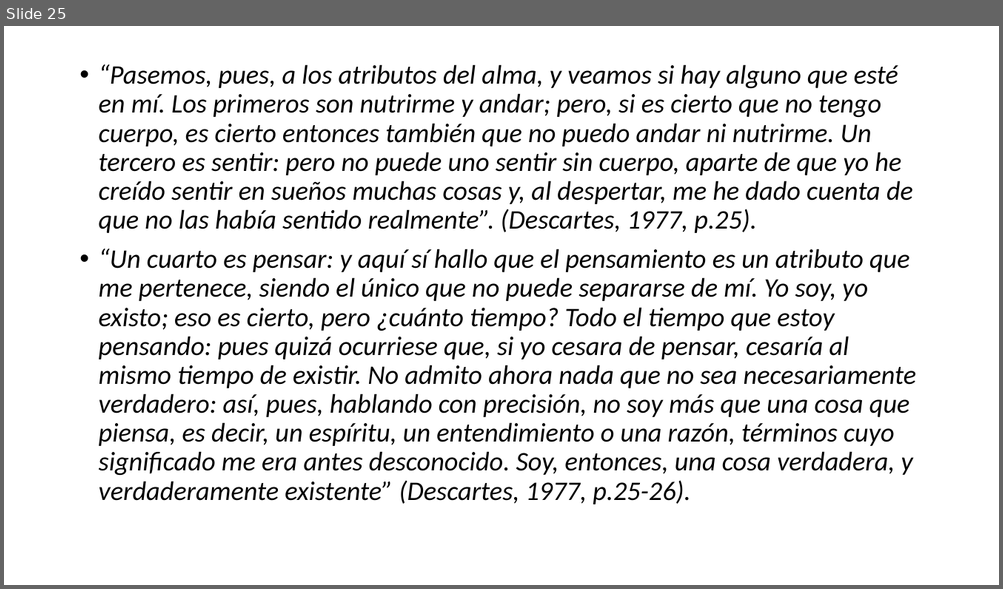
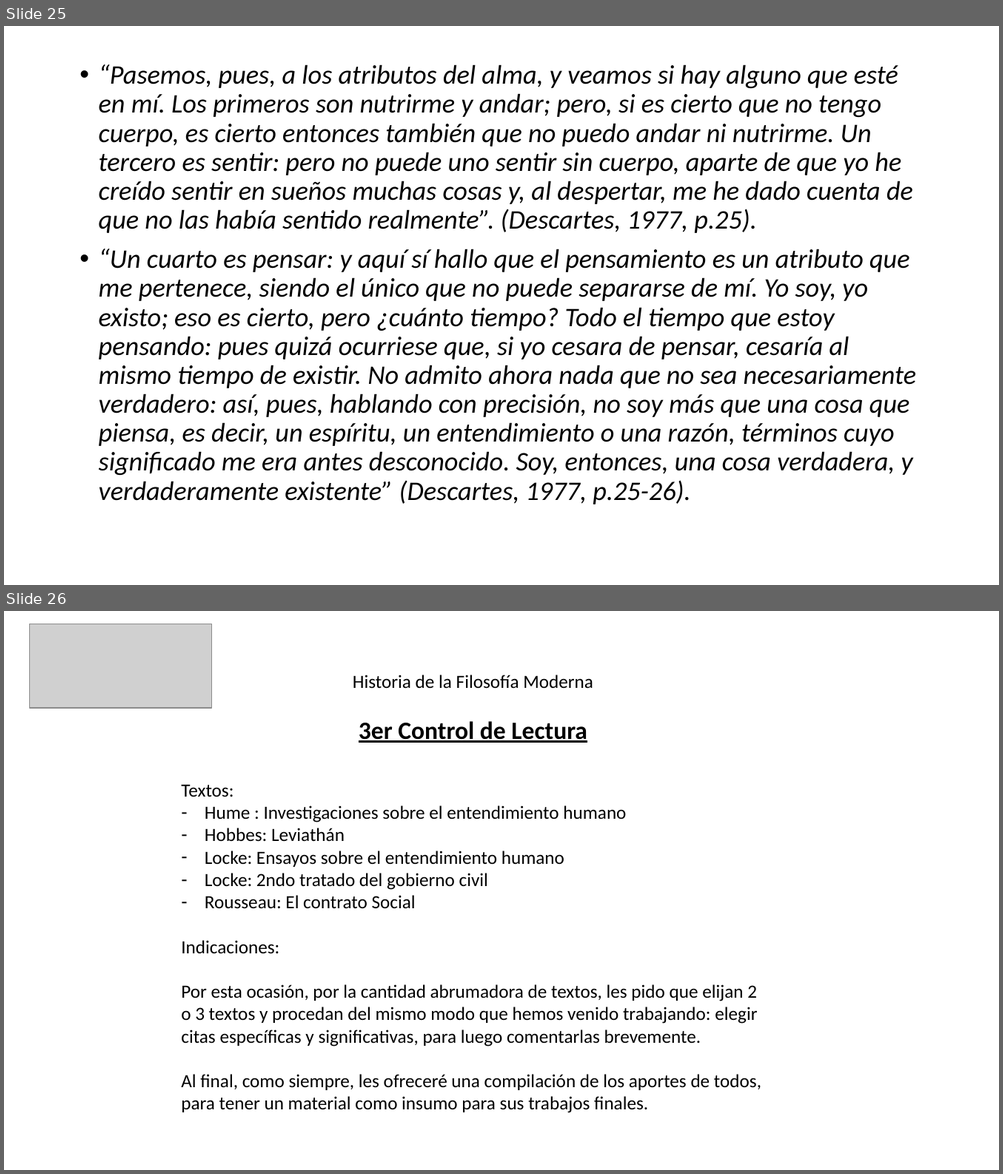
Before and after one commit to zaboltar/zaboltar.github.io, a slide deck: assets uarm/2024 1/moderna/compendio controles 1 y 2.pptx. Shown one above the other, each under a label of ours: slide 25 before the commit, slides 25 and 26 after it. The pictures are 1003x589 and 1003x1174 pixels, drawn with LibreOffice and Linux fonts; fonts in the diff are those of the drawing; grey boxes stand for pictures. Boxes give left, top, right and bottom in pixels: in the first picture for what was removed or moved away, otherwise in the second. Text is boxed around its words. In the diff, an @@ line names an element or a change of style, - is before the commit and + after.

```diff
--- a/assets uarm/2024 1/moderna/compendio controles 1 y 2.pptx
+++ b/assets uarm/2024 1/moderna/compendio controles 1 y 2.pptx
@@ slide 26 added at (4,611,999,1170), background #FFFFFF @@
@@ picture added at (29,624,212,708) @@
@@ text added at (353,675,593,743), 18 pt, text #000000 @@
+Historia de la Filosofía Moderna
+3er Control de Lectura
@@ text added at (181,784,761,1113), 18 pt, text #000000 @@
+Textos:
+– Hume : Investigaciones sobre el entendimiento humano
+– Hobbes: Leviathán
+– Locke: Ensayos sobre el entendimiento humano
+– Locke: 2ndo tratado del gobierno civil
+– Rousseau: El contrato Social
+Indicaciones:
+Por esta ocasión, por la cantidad abrumadora de textos, les pido que elijan 2 o 3 textos y procedan del mismo modo que hemos venido trabajando: elegir citas específicas y significativas, para luego comentarlas brevemente.
+Al final, como siempre, les ofreceré una compilación de los aportes de todos, para tener un material como insumo para sus trabajos finales.
```
Also in this commit, not shown: 11 other files.
